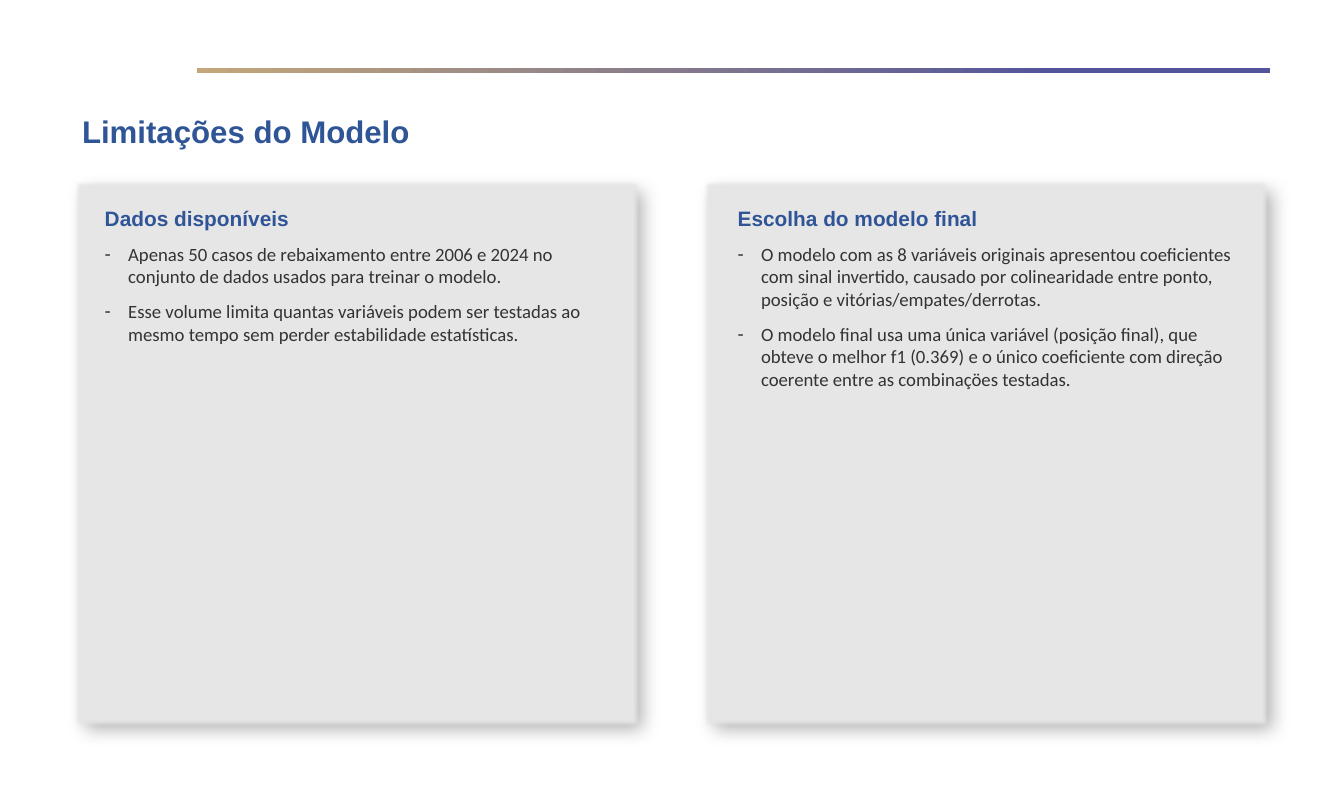
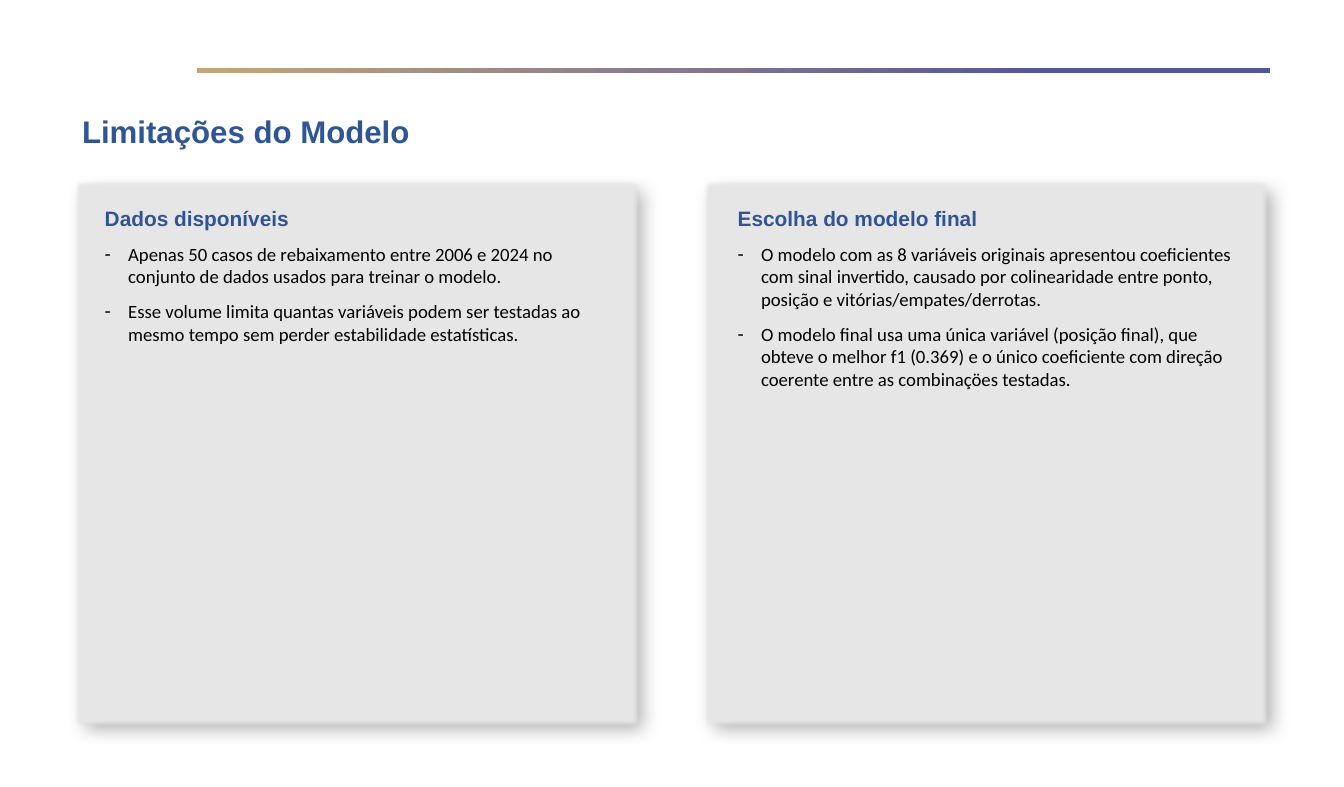
Before and after one commit to FelipePinheiro964/Projeto-Em-Business-Intelligence-e-Analytics, a slide deck: slide 8 of docs/Template - Fase 2 - Apresentação Executiva - Projeto em Business Intelligence e Analytics.pptx. Drawn at 1344x787 pixels with LibreOffice and Linux fonts; fonts in the diff are those of the drawing; background and template pictures are left out. Boxes give left, top, right and bottom in pixels: in the first picture for what was removed or moved away, otherwise in the second. Text is boxed around its words. In the diff, an @@ line names an element or a change of style, - is before the commit and + after.

Commit message:
docs: formatação do template e finalização

```diff
--- a/docs/Template - Fase 2 - Apresentação Executiva - Projeto em Business Intelligence e Analytics.pptx
+++ b/docs/Template - Fase 2 - Apresentação Executiva - Projeto em Business Intelligence e Analytics.pptx
@@ text at [128,248,580,344]: text colour #333333 to #000000 @@
@@ text at [761,248,1231,389]: text colour #333333 to #000000 @@
```
Also in this commit, not shown: 3 other slides changed.
